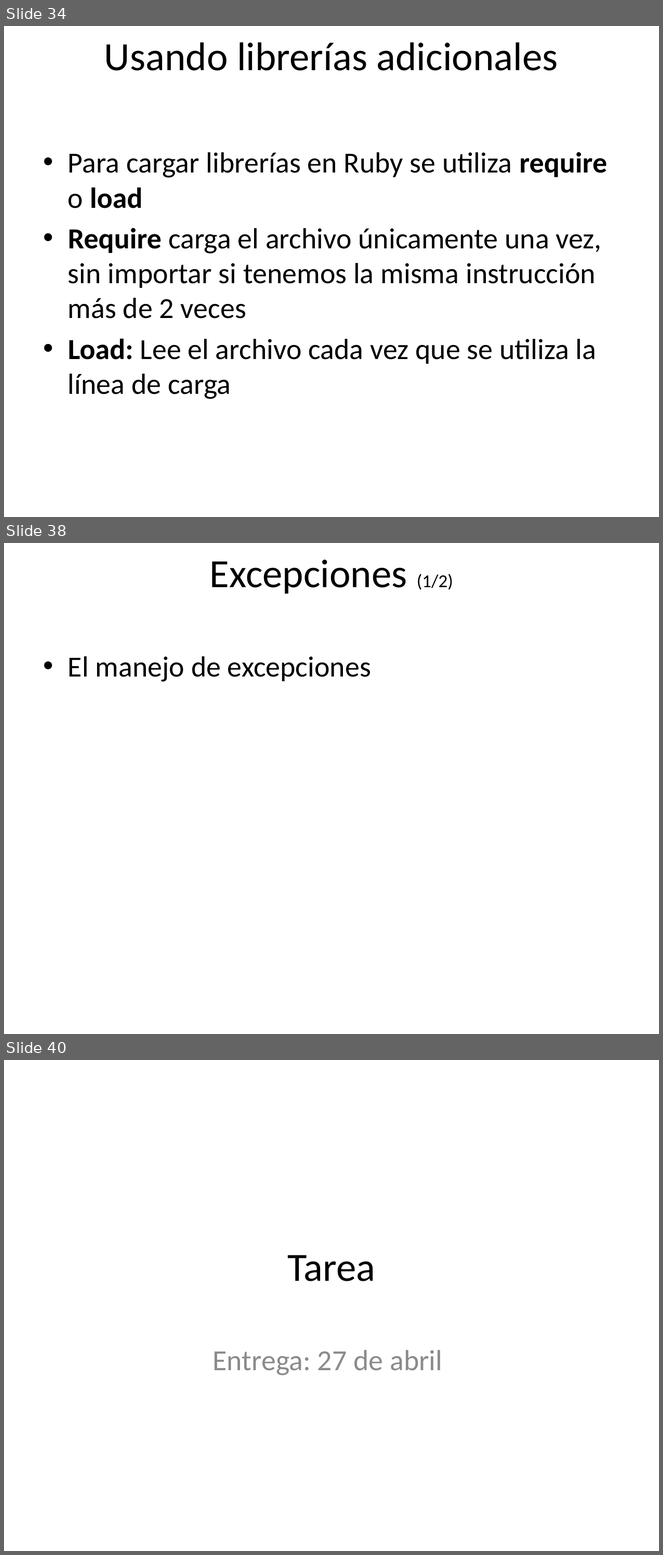
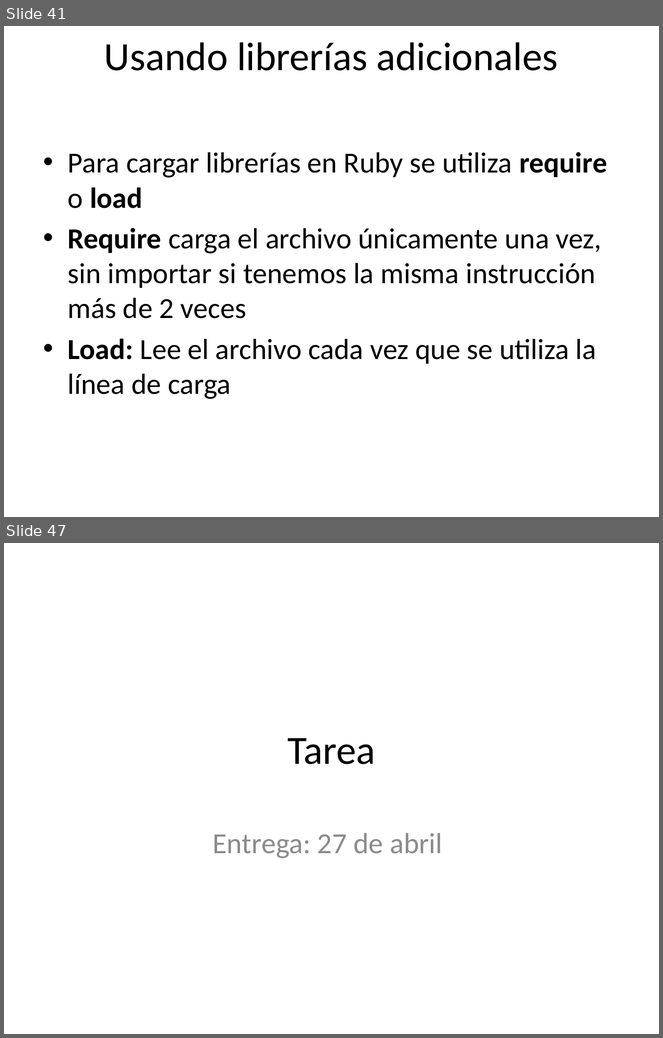
Before and after one commit to rarodriguez/curso_rails, a slide deck: presentaciones/Clase 2-Introduccion a Ruby.pptx. Shown one above the other, each under a label of ours: slides 34, 38 and 40 before the commit, slides 41 and 47 after it; the slides between them are not shown. The pictures are 663x1555 and 663x1038 pixels, drawn with LibreOffice and Linux fonts; fonts in the diff are those of the drawing; background and template pictures are left out. Boxes give left, top, right and bottom in pixels: in the first picture for what was removed or moved away, otherwise in the second. Text is boxed around its words. In the diff, an @@ line names an element or a change of style, - is before the commit and + after.

```diff
--- a/presentaciones/Clase 2-Introduccion a Ruby.pptx
+++ b/presentaciones/Clase 2-Introduccion a Ruby.pptx
@@ slide 38 removed at <box>4,543,659,1034</box>, background picture (left out) @@
@@ title removed at <box>210,560,453,594</box> @@
-Excepciones (1/2)
@@ text removed at <box>68,656,371,682</box> @@
-• El manejo de excepciones
@@ what was slide 34 is now slide 41 @@
@@ what was slide 40 is now slide 47 @@
```
Also in this commit, not shown: 6 slides changed, 8 slides added, 2 other files.
